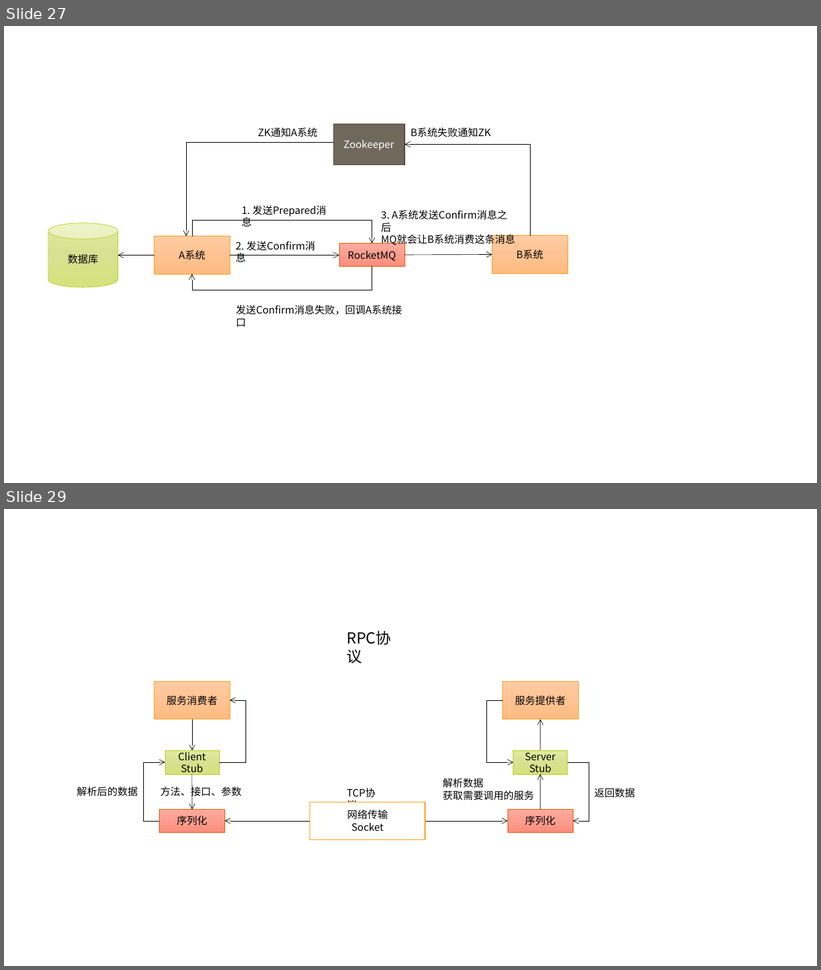
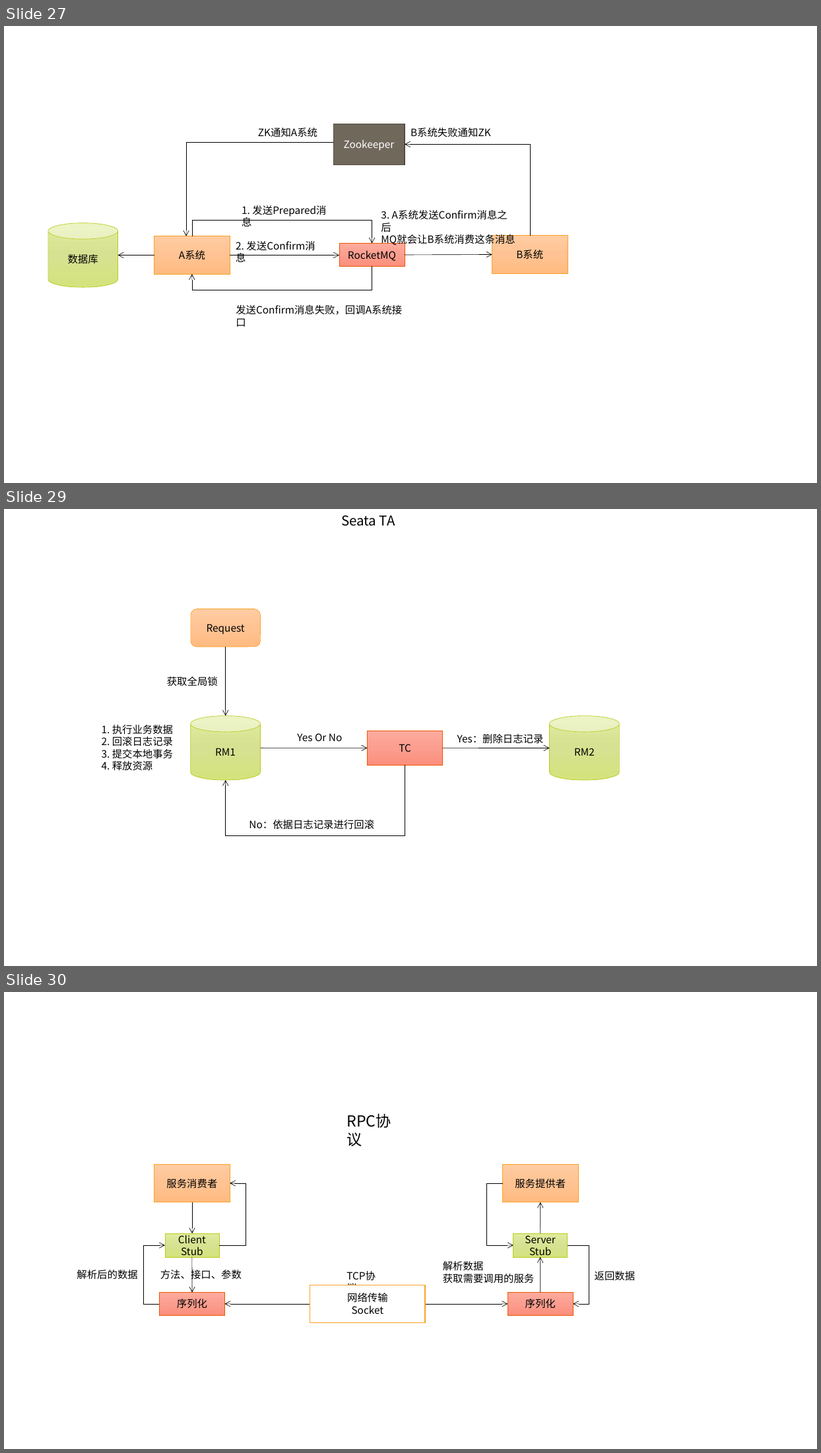
Before and after one commit to rkzlym/keith-book, a slide deck: docs/Image.pptx. Shown one above the other, each under a label of ours: slides 27 and 29 before the commit, slides 27, 29 and 30 after it; the slides between them are not shown. The pictures are 821x970 and 821x1453 pixels, drawn with LibreOffice and Linux fonts; fonts in the diff are those of the drawing. Boxes give left, top, right and bottom in pixels: in the first picture for what was removed or moved away, otherwise in the second. Text is boxed around its words. In the diff, an @@ line names an element or a change of style, - is before the commit and + after.

```diff
--- a/docs/Image.pptx
+++ b/docs/Image.pptx
@@ slide 29 added at [4,509,817,966], background #FFFFFF @@
@@ text added at [341,515,395,526], 16 pt, text #000000 @@
+Seata TA
@@ rounded rectangle added at [191,609,260,647], fill gradient #FFCDA3 to #FFC494 to #FFBC81, outline #FDA023 0.5 pt, 12 pt, text #000000 @@
+Request
@@ arrow added from (225, 647) to (225, 716), #000000 0.5 pt @@
@@ text added at [167,677,218,687], 12 pt, text #000000 @@
+获取全局锁
@@ text added at [102,725,173,771], 12 pt, text #000000 @@
+1. 执行业务数据
+2. 回滚日志记录
+3. 提交本地事务
+4. 释放资源
@@ cylinder added at [191,716,260,780], fill gradient #E1ED9E to #D6E391 to #D5E47C, outline #B9CA1A 0.5 pt, 12 pt, text #000000 @@
+RM1
@@ cylinder added at [550,716,620,780], fill gradient #E1ED9E to #D6E391 to #D5E47C, outline #B9CA1A 0.5 pt, 12 pt, text #000000 @@
+RM2
@@ text added at [297,733,342,741], 12 pt, text #000000 @@
+Yes Or No
@@ rectangle added at [368,731,443,765], fill gradient #FFAB9E to #FC9F90 to #FD8E7C, outline #EB5605 0.5 pt, 12 pt, text #000000 @@
+TC
@@ text added at [457,734,544,746], 12 pt, text #000000 @@
+Yes：删除日志记录
@@ elbow arrow added from (405, 765) to (225, 780), #000000 0.5 pt @@
@@ arrow added from (261, 748) to (368, 748), #000000 0.5 pt @@
@@ arrow added from (443, 748) to (550, 748), #000000 0.5 pt @@
@@ text added at [249,820,374,830], 12 pt, text #000000 @@
+No：依据日志记录进行回滚
@@ what was slide 29 is now slide 30 @@
```
Also in this commit, not shown: 1 slide changed, 5 other files.
